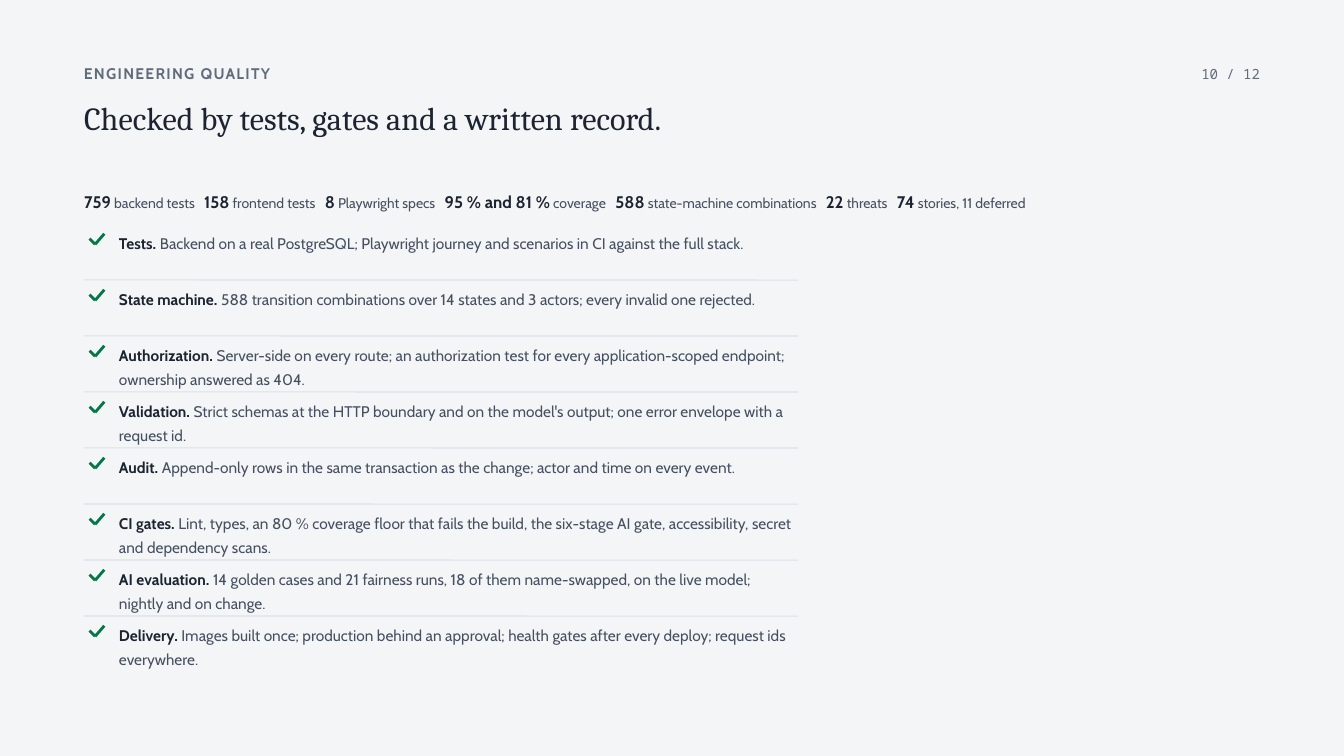
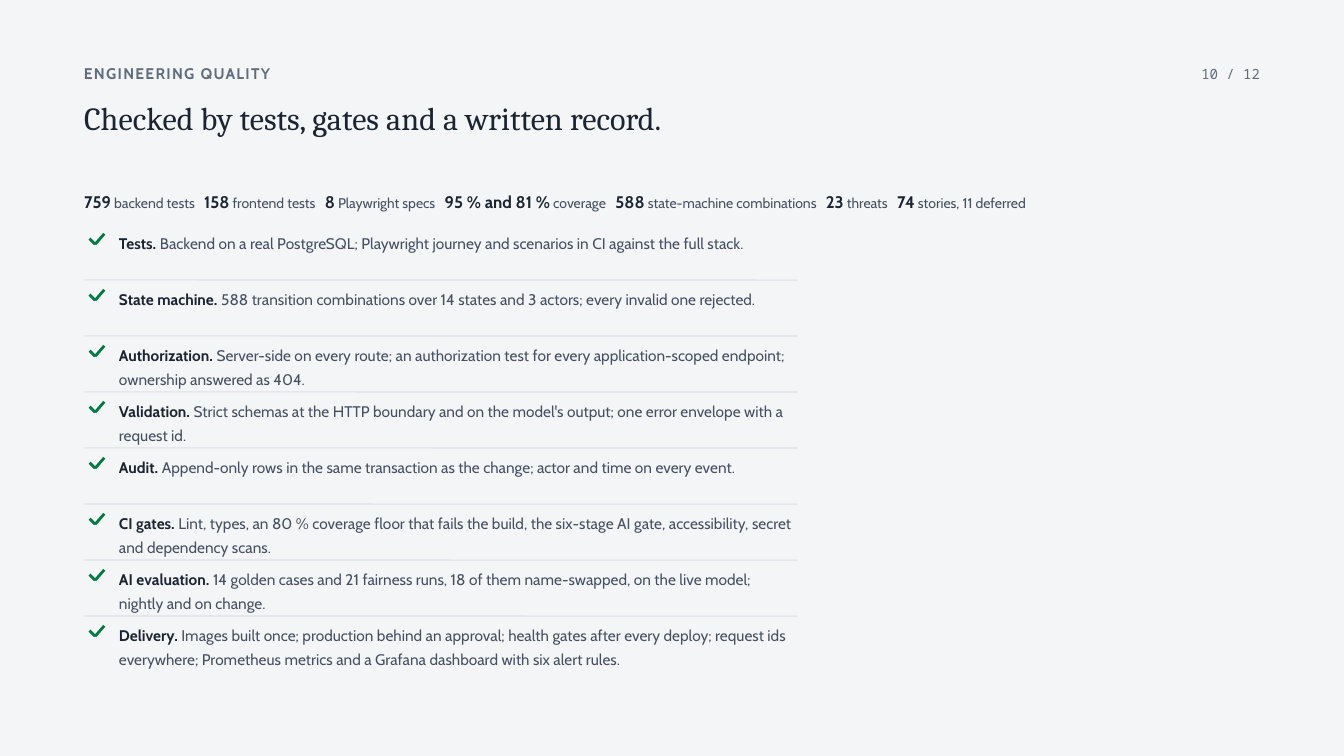
Before and after one commit to SuhaasNv/permitflow, a slide deck: slide 10 of docs/13-debrief/pitch-deck/PermitFlow-pitch.pptx. Drawn at 1344x756 pixels with LibreOffice and Linux fonts; fonts in the diff are those of the drawing. Boxes give left, top, right and bottom in pixels: in the first picture for what was removed or moved away, otherwise in the second. Text is boxed around its words. In the diff, an @@ line names an element or a change of style, - is before the commit and + after.

Commit message:
docs: observability layer across the documents and decks
Story US-077, ARCHITECTURE module and API row, OPERATIONS section
with the Railway services and the rollback line, THREAT_MODEL T23,
TEST_STRATEGY, SCOPE C9, readiness row 24 as built, README section;
solution-architecture and deployment views regenerated with the
Prometheus and Grafana additions; both decks rebuilt.

```diff
--- a/docs/13-debrief/pitch-deck/PermitFlow-pitch.pptx
+++ b/docs/13-debrief/pitch-deck/PermitFlow-pitch.pptx
@@ text at <box>84,195,1026,212</box>: text changed @@
-759 backend tests 158 frontend tests 8 Playwright specs 95 % and 81 % coverage 588 state-machine combinations 22 threats 74 stories, 11 deferred
+759 backend tests 158 frontend tests 8 Playwright specs 95 % and 81 % coverage 588 state-machine combinations 23 threats 74 stories, 11 deferred
@@ text at <box>119,629,785,669</box>: text changed @@
-Delivery. Images built once; production behind an approval; health gates after every deploy; request ids everywhere.
+Delivery. Images built once; production behind an approval; health gates after every deploy; request ids everywhere; Prometheus metrics and a Grafana dashboard with six alert rules.
```
Also in this commit, not shown: 2 other slides changed, 21 other files.
